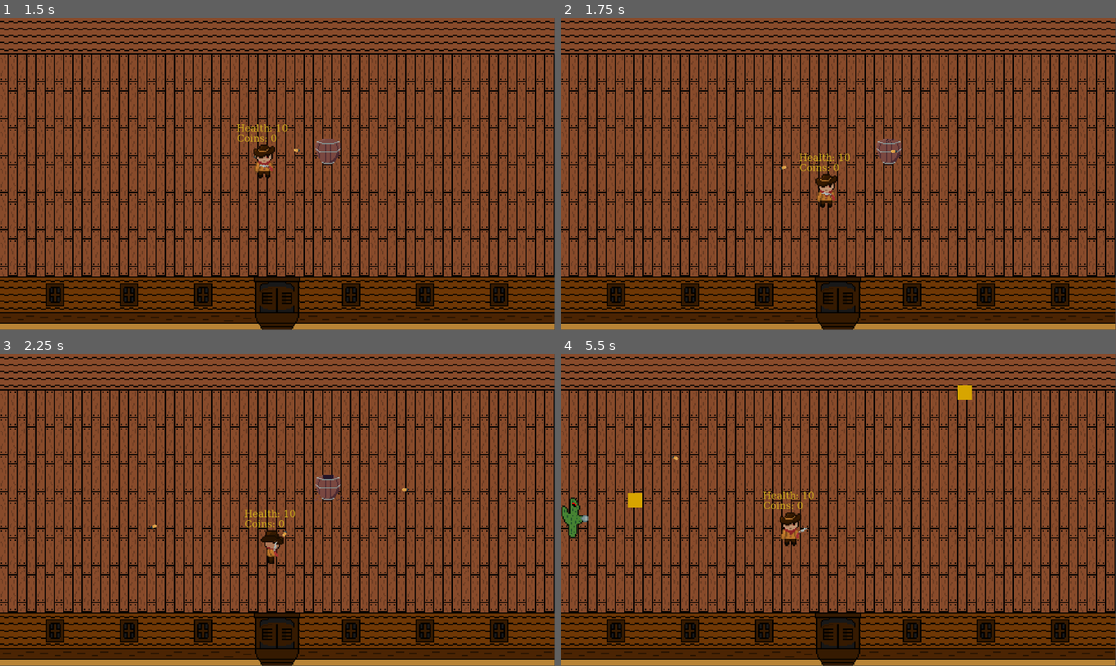
Above: before the commit, frames 1-4 (two rows, left to right).
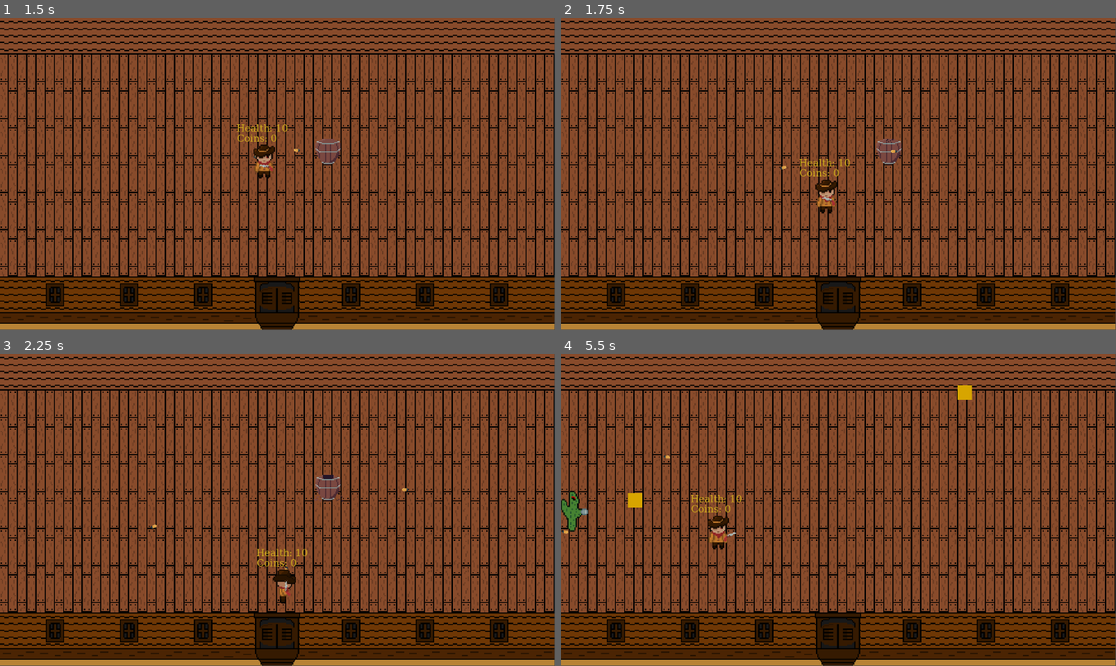
Above: after the commit, the same moments.

Repository: samuelbingham07/Western-Game-Jam
Game: Godot game, scene res://Scenes/main_game.tscn
Two runs of this game, one before a commit and one after it. Both use one fixed random seed, a clock stepped at 60 frames per second and the inputs below.
Inputs (mouse positions are in pixels of both pictures, inside the frame that each line leads up to):
- Up to frame 1 (1.5 s): tap Enter at 0.5 s; move the mouse to (399, 158) at 0.52 s; hold D (right) 0.53-1.28 s; click (399, 158) at 0.6 s; move the mouse to (166, 189) at 1.27 s; hold S (down) from 1.28 s (still down); click (166, 189) at 1.35 s
- Up to frame 2 (1.75 s): keep holding S (down)
- Up to frame 3 (2.25 s): move the mouse to (333, 441) at 2.02 s; release S (down) at 2.03 s; hold D (right) from 2.03 s (still down); click (333, 441) at 2.1 s
- Up to frame 4 (5.5 s): move the mouse to (810, 572) at 2.77 s; release D (right) at 2.78 s; hold W (up) 2.78-3.53 s; click (810, 572) at 2.85 s; move the mouse to (1005, 556) at 3.52 s; hold A (left) 3.53-5.03 s; click (1005, 556) at 3.6 s; move the mouse to (672, 463) at 4.27 s; click (672, 463) at 4.35 s; move the mouse to (866, 510) at 5.02 s; hold S (down) from 5.03 s (still down); click (866, 510) at 5.1 s

Frame 1 is identical in both runs. In frame 2, 0.6% of the frame differs, in the area x 42-53%, y 43-63%; in frame 3, 0.7%; in frame 4, 1.2%, in the area x 0-46%, y 32-63%.

Commit message:
Global Speed Change

Diff:
--- a/western-bullet-hell/Scrips/global.gd
+++ b/western-bullet-hell/Scrips/global.gd
@@ -2,3 +2,8 @@
 
 var coins := 0
 var player_speed := 300
+
+func _process(delta: float) -> void:
+	if player_speed < 300:
+		await get_tree().create_timer(10.0)
+		player_speed = 300
Not shown: 1 places in western-bullet-hell/Scenes/boss.tscn that only renumber resources
